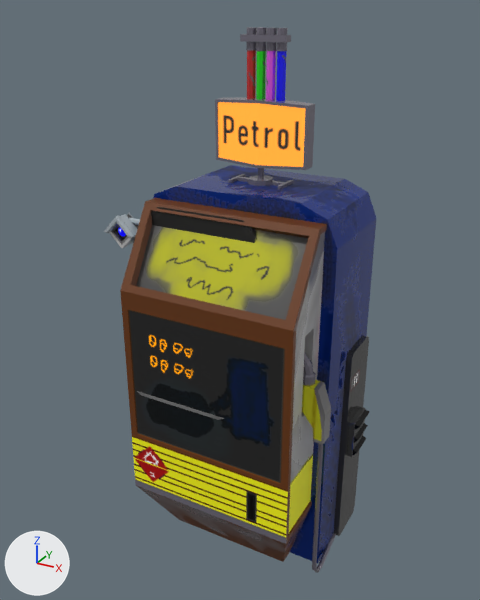
The Blender file Pintura Digital e Texturização/Modelagem de 5 objetos/TomásPacheco_674860.blend, before and after one commit.
Camera for both pictures: a 50 mm camera at (2.73, -5.42, 5.18) aimed at (-0.06, -0.35, 2.65). Every picture has the same lights, and +X, +Y and +Z are marked at lower left. The first picture is the older version.

Before the edit, the objects in view are built like this:
```python
me_payphone = bpy.data.meshes.new('Payphone')
me_payphone.from_pydata(...)  # 901 vertices, 826 faces; spans x -0.97..1.01, y -1.62..0.42, z 0.0..4.79
me_payphone.materials.append(mat_atlas)
me_trafficlightscar = bpy.data.meshes.new('TrafficLightsCar')
me_trafficlightscar.from_pydata(...)  # 521 vertices, 471 faces; spans x -1.82..0.47, y -0.19..0.15, z 0.0..3.29
me_trafficlightscar.materials.append(mat_atlas)
me_vendingmachine = bpy.data.meshes.new('VendingMachine')
me_vendingmachine.from_pydata(...)  # 330 vertices, 300 faces; spans x -0.95..1.11, y -1.15..0.46, z 0.01..3.72
me_vendingmachine.materials.append(mat_atlas)
ob_payphone = bpy.data.objects.new('Payphone', me_payphone)
ob_payphone.location = (0.0, 0.0, 0.0)
ob_payphone.hide_set(True)
ob_trafficlightscar = bpy.data.objects.new('TrafficLightsCar', me_trafficlightscar)
ob_trafficlightscar.location = (0.0, 0.0, 0.0)
ob_vendingmachine = bpy.data.objects.new('VendingMachine', me_vendingmachine)
ob_vendingmachine.location = (0.0, 0.0, 0.0)
# also in view: 'GasStationPump' at (0.1, -0.45, 2.52)
```
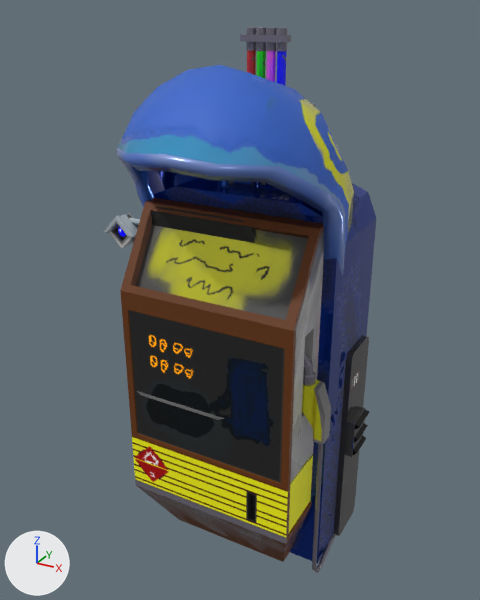
Edits to the bpy script that builds the scene:
```text
Change ob_payphone:
    remove ob_payphone.hide_set(True)
```

Changed parts and their boxes (x1, y1, x2, y2) in the pictures (480 x 600 px):
'Payphone', shown (blue)
    after: (116, 65, 354, 276)
